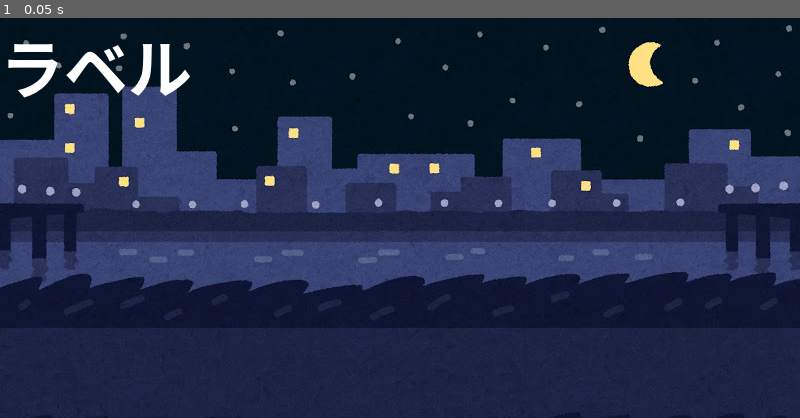
Above: before the commit, frame 1.
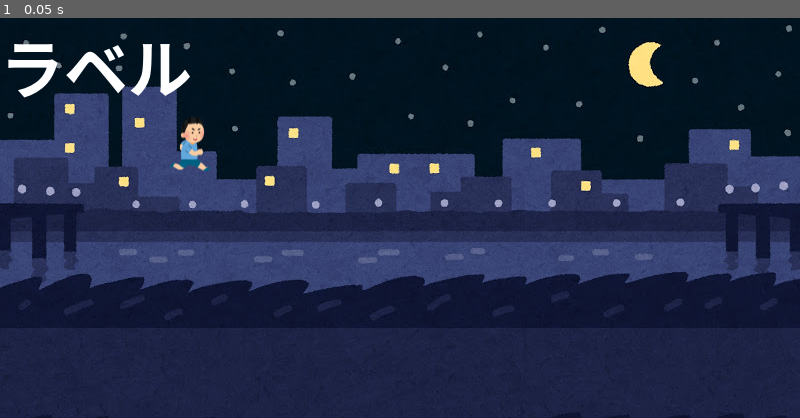
Above: after the commit, the same moment.

Repository: 22174yamako/team7
Game: Godot game, scene res://my_world.tscn
Two runs of this game, one before a commit and one after it. Both use one fixed random seed, a clock stepped at 60 frames per second and the inputs below. The project has no main scene, so this scene is started directly.
Inputs:
- Up to frame 1 (0.05 s): no input

The runs differ from the first frame. In frame 1, 0.3% of the frame differs, in the area x 21-27%, y 25-39%.

Commit message:
Aがキャラ追加

Diff:
--- a/game7/my_world.tscn
+++ b/game7/my_world.tscn
@@ -3,9 +3,13 @@
 [ext_resource type="PackedScene" uid="uid://6o7fxp26ru0v" path="res://world.tscn" id="1_cery3"]
 [ext_resource type="Script" uid="uid://wtcnsqp8n6dp" path="res://my_world.gd" id="2_1u75a"]
 [ext_resource type="Texture2D" uid="uid://cu8r7k323oo07" path="res://img/MyWorld.jpg" id="3_asled"]
+[ext_resource type="PackedScene" uid="uid://lnb6otiwxfys" path="res://taro.tscn" id="4_1u75a"]
 
 [node name="MyWorld" unique_id=1137961271 instance=ExtResource("1_cery3")]
 script = ExtResource("2_1u75a")
 
 [node name="Sprite2D" parent="." index="0" unique_id=1597890546]
 texture = ExtResource("3_asled")
+
+[node name="TARO" parent="." index="2" unique_id=1239789849 instance=ExtResource("4_1u75a")]
+position = Vector2(189, 126)
--- /dev/null
+++ b/game7/taro.gd
@@ -0,0 +1,11 @@
+extends Actor
+
+
+# Called when the node enters the scene tree for the first time.
+func _ready() -> void:
+	pass # Replace with function body.
+
+
+# Called every frame. 'delta' is the elapsed time since the previous frame.
+func _process(delta: float) -> void:
+	pass
--- /dev/null
+++ b/game7/taro.tscn
@@ -0,0 +1,11 @@
+[gd_scene format=3 uid="uid://lnb6otiwxfys"]
+
+[ext_resource type="PackedScene" uid="uid://bpyevpyu03sxt" path="res://actor.tscn" id="1_a0jkj"]
+[ext_resource type="Script" uid="uid://4i3mbt1ci3a7" path="res://taro.gd" id="2_13paa"]
+[ext_resource type="Texture2D" uid="uid://8h5l1d6kxh4j" path="res://img/TARO.png" id="3_h3h2u"]
+
+[node name="TARO" unique_id=1239789849 instance=ExtResource("1_a0jkj")]
+script = ExtResource("2_13paa")
+
+[node name="Sprite2D" parent="." index="0" unique_id=712688549]
+texture = ExtResource("3_h3h2u")
Not shown, added: game7/taro.gd.uid
